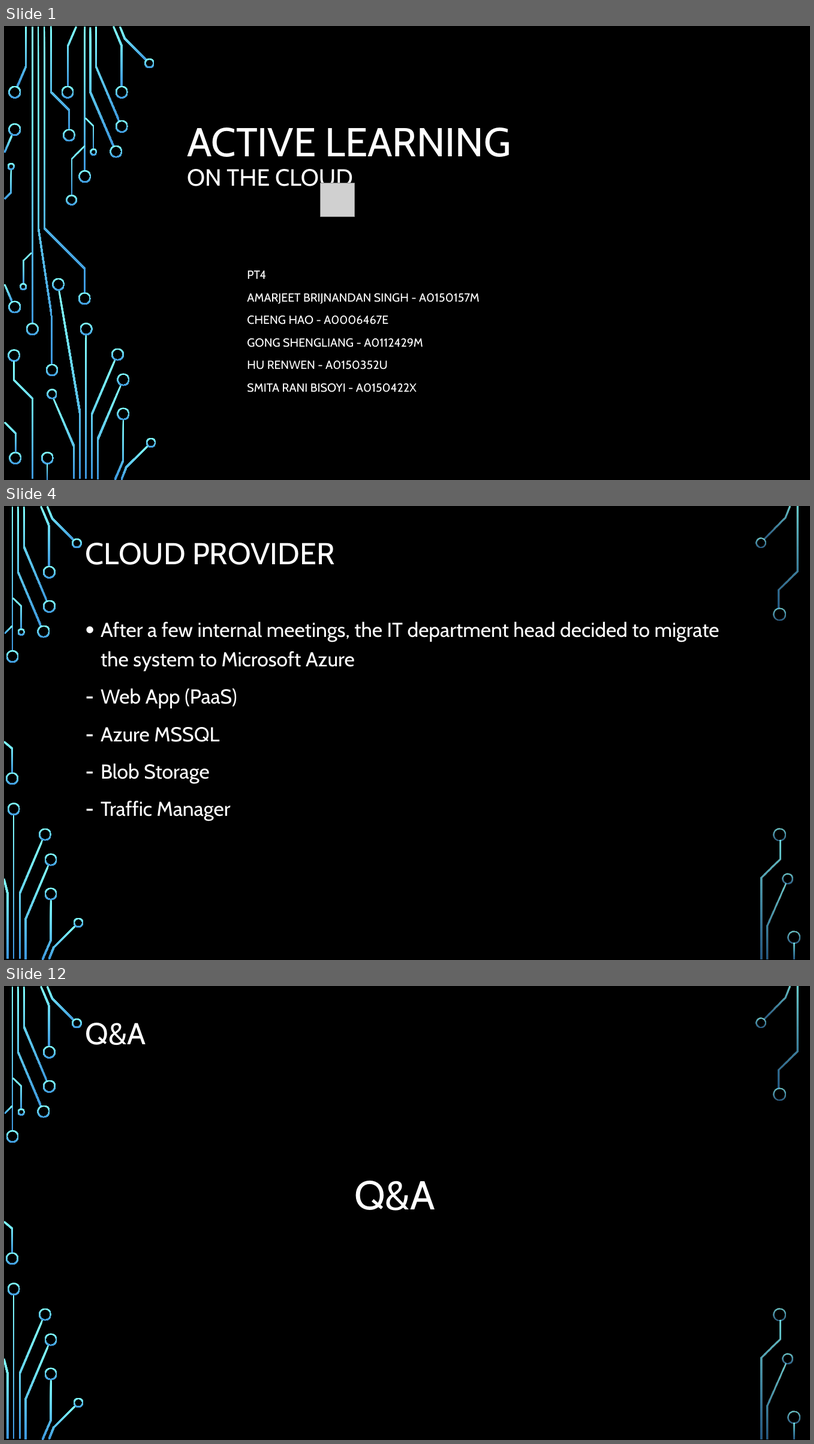
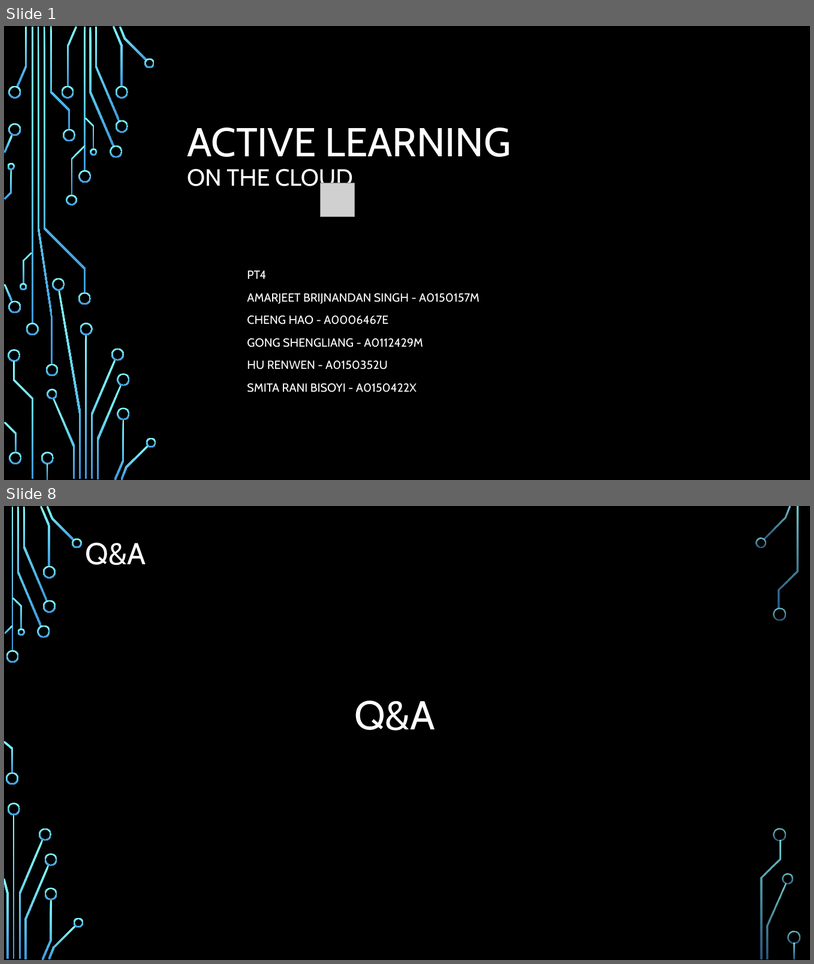
Before and after one commit to chenghao1983/c6c1d99d-502e-4a47-b8f5-35181e48b4fa_PT4, a slide deck: Doc/Active Learning on the Cloud - PT4.pptx. Shown one above the other, each under a label of ours: slides 1, 4 and 12 before the commit, slides 1 and 8 after it; the slides between them are not shown. The pictures are 814x1444 and 814x964 pixels, drawn with LibreOffice and Linux fonts; fonts in the diff are those of the drawing; grey boxes stand for pictures; background and template pictures are left out. Boxes give left, top, right and bottom in pixels: in the first picture for what was removed or moved away, otherwise in the second. Text is boxed around its words. In the diff, an @@ line names an element or a change of style, - is before the commit and + after.

```diff
--- a/Doc/Active Learning on the Cloud - PT4.pptx
+++ b/Doc/Active Learning on the Cloud - PT4.pptx
@@ slide 4 removed at (4,506,810,960), background picture (left out); not listed: 36 template elements that a slide beside it also shows @@
@@ title removed at (86,543,335,565) @@
-CLOUD PROVIDER
@@ text removed at (101,621,720,820) @@
-• After a few internal meetings, the IT department head decided to migrate the system to Microsoft Azure
-– Web App (PaaS)
-– Azure MSSQL
-– Blob Storage
-– Traffic Manager
@@ what was slide 12 is now slide 8 @@
```
Also in this commit, not shown: 5 slides changed, 1 slide added, 4 other slides removed.
